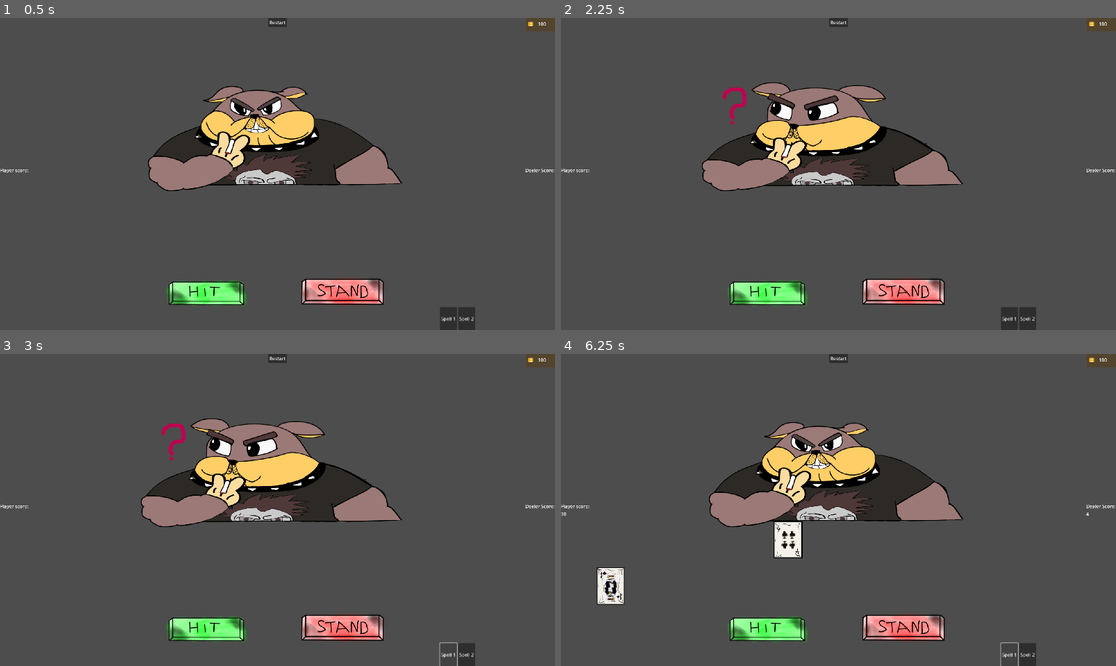
Above: before the commit, frames 1-4 (two rows, left to right).
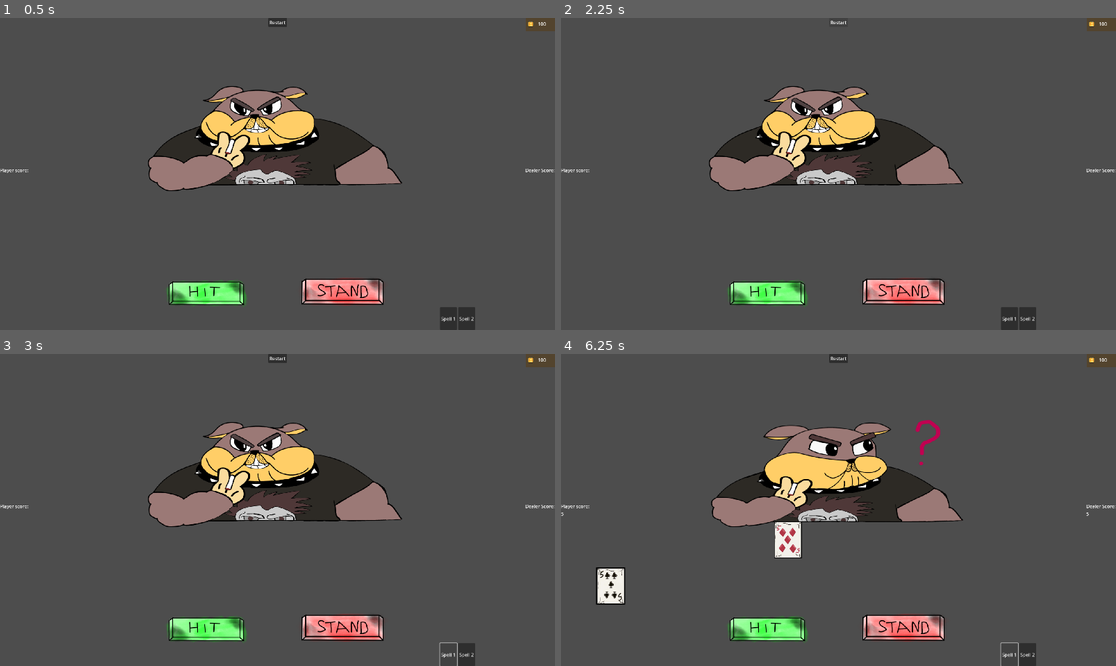
Above: after the commit, the same moments.

Repository: RobDot20/2D-Blackjack-Game
Game: Godot game, scene res://src/scenes/game_new.tscn
Same seed, same stepped clock (60 frames per second), same inputs: the game is played once before the commit and once after it.
Inputs (mouse positions are in pixels of both pictures, inside the frame that each line leads up to):
- Up to frame 1 (0.5 s): no input
- Up to frame 2 (2.25 s): click "Restart" at 0.5 s; click "Restart" at 1.25 s; click "Restart" at 2 s
- Up to frame 3 (3 s): click "Spell 1" at 2.75 s
- Up to frame 4 (6.25 s): click "Spell 2" at 3.5 s; click (766, 628) at 4.25 s; click (910, 628) at 5 s; click "Spell 1" at 5.75 s

Frame 1 is identical in both runs. In frame 2, 4.8% of the frame differs, in the area x 25-73%, y 20-56%; in frame 3, 4.8%; in frame 4, 5.6%, in the area x 0-96%, y 21-81%.

Commit message:
ready to ship

Diff:
--- a/src/scenes/game_new.tscn
+++ b/src/scenes/game_new.tscn
@@ -96,17 +96,6 @@
 [node name="dealer" parent="." instance=ExtResource("6_s7xhp")]
 position = Vector2(939, 411)
 
-[node name="Restart" type="Button" parent="."]
-anchors_preset = 5
-anchor_left = 0.5
-anchor_right = 0.5
-offset_left = -32.5
-offset_right = 32.5
-offset_bottom = 31.0
-grow_horizontal = 2
-text = "Restart
-"
-
 [node name="Player UI" type="Control" parent="."]
 layout_mode = 3
 anchors_preset = 15
@@ -236,8 +225,19 @@
 texture_normal = ExtResource("4_66ddt")
 texture_pressed = ExtResource("5_sw7tb")
 
+[node name="Restart" type="Button" parent="."]
+anchors_preset = 5
+anchor_left = 0.5
+anchor_right = 0.5
+offset_left = -32.5
+offset_right = 32.5
+offset_bottom = 31.0
+grow_horizontal = 2
+text = "Restart
+"
+
 [connection signal="dealer_turn" from="." to="." method="_on_dealer_turn"]
 [connection signal="end_round" from="." to="." method="_on_end_round"]
-[connection signal="pressed" from="Restart" to="." method="_on_restart_pressed"]
 [connection signal="pressed" from="Player UI/Buttons/Hit" to="." method="_on_hit_pressed"]
 [connection signal="pressed" from="Player UI/Buttons/Stand" to="." method="_on_stand_pressed"]
+[connection signal="pressed" from="Restart" to="." method="_on_restart_pressed"]
